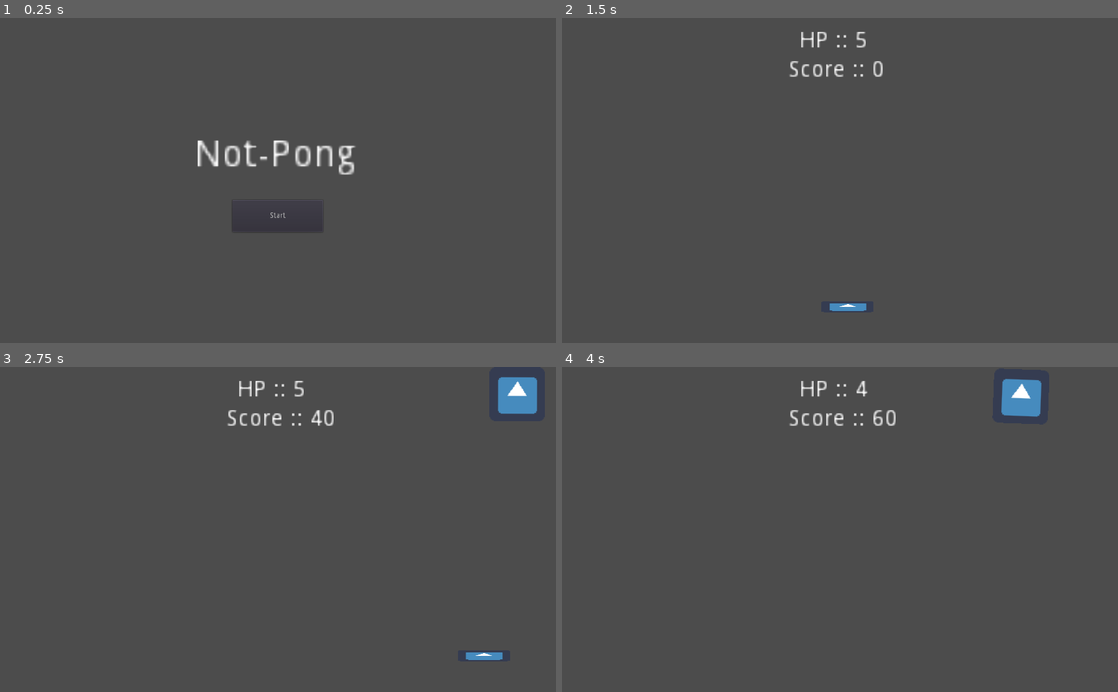
Above: before the commit, frames 1-4 (two rows, left to right).
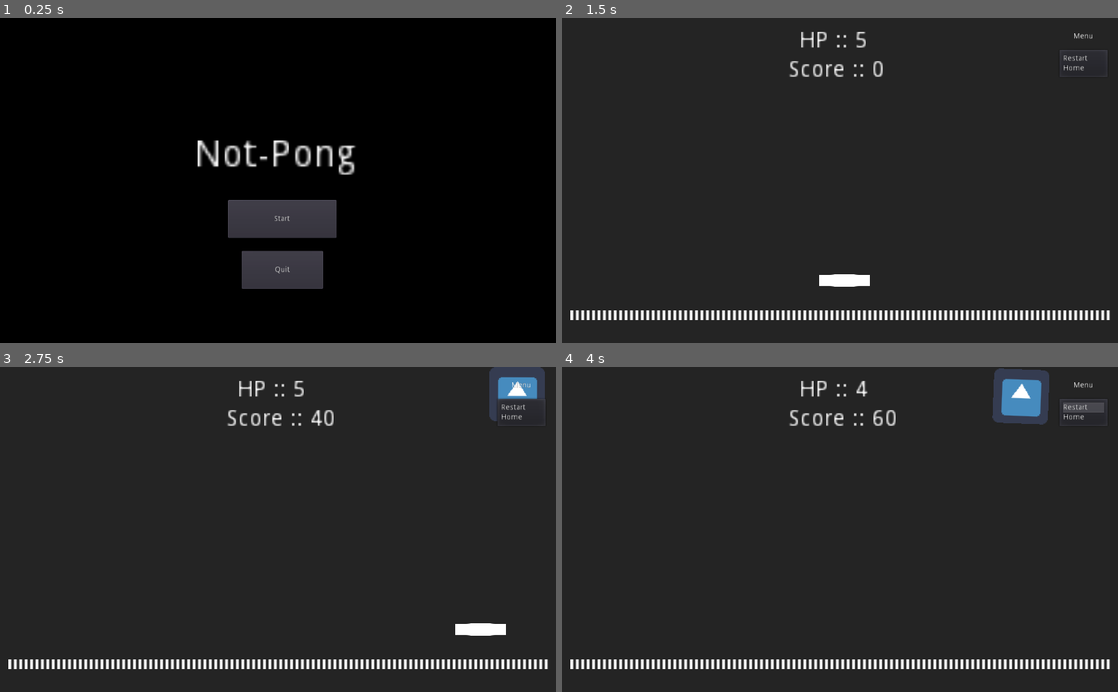
Above: after the commit, the same moments.

Repository: paomwattana/not-pong
Game: Godot game, scene res://UI/StartMenu.tscn
The game is run twice, just before and just after one commit, with the same random seed, the same clock (stepped at 60 frames per second) and the same inputs. The engine's default icon, where the game draws it, is replaced by a stand-in: a white triangle on a blue panel in a dark square.
Inputs (mouse positions are in pixels of both pictures, inside the frame that each line leads up to):
- Up to frame 1 (0.25 s): no input
- Up to frame 2 (1.5 s): click "Start" at 0.5 s; click (1084, 37) at 1.25 s, where only the run after the commit has a clickable "Menu"
- Up to frame 3 (2.75 s): tap Enter at 2 s; hold Right (ui_right) from 2.03 s (still down)
- Up to frame 4 (4 s): release Right (ui_right) at 2.78 s; hold Down (ui_down) 2.78-3.53 s; hold Right (ui_right) from 3.53 s (still down)

The runs differ from the first frame. In frame 1, 96% of the frame differs, in the area x 0-100%, y 0-100%; in frame 2, 99%; in frame 3, 98%; in frame 4, 97%.

Commit message:
added sprites and background
haven't add one for balls yet

Diff:
--- a/Game/Goal.tscn
+++ b/Game/Goal.tscn
@@ -1,6 +1,6 @@
 [gd_scene load_steps=3 format=2]
 
-[ext_resource path="res://icon.png" type="Texture" id=1]
+[ext_resource path="res://Game/separator.png" type="Texture" id=1]
 
 [sub_resource type="RectangleShape2D" id=1]
 extents = Vector2( 499, 10 )
@@ -12,5 +12,7 @@
 shape = SubResource( 1 )
 
 [node name="Sprite" type="Sprite" parent="."]
-scale = Vector2( 16.0313, 0.375 )
+position = Vector2( 11.5609, -0.843239 )
+rotation = 1.5708
+scale = Vector2( 8.87454, 2.49415 )
 texture = ExtResource( 1 )
--- a/Game/Pad.tscn
+++ b/Game/Pad.tscn
@@ -1,6 +1,6 @@
 [gd_scene load_steps=4 format=2]
 
-[ext_resource path="res://icon.png" type="Texture" id=1]
+[ext_resource path="res://Game/paddle.png" type="Texture" id=1]
 [ext_resource path="res://Game/Pad.gd" type="Script" id=2]
 
 [sub_resource type="RectangleShape2D" id=1]
@@ -9,9 +9,10 @@
 [node name="Pad" type="KinematicBody2D"]
 script = ExtResource( 2 )
 
-[node name="Sprite" type="Sprite" parent="."]
-scale = Vector2( 1.5, 0.328125 )
-texture = ExtResource( 1 )
-
 [node name="CollisionShape2D" type="CollisionShape2D" parent="."]
 shape = SubResource( 1 )
+
+[node name="Sprite" type="Sprite" parent="."]
+position = Vector2( 1, 0.5 )
+scale = Vector2( 11.75, 0.71875 )
+texture = ExtResource( 1 )
--- a/UI/GameOver.tscn
+++ b/UI/GameOver.tscn
@@ -30,5 +30,13 @@
 "_edit_use_anchors_": false
 }
 
+[node name="Label" type="Label" parent="."]
+margin_left = 392.0
+margin_top = 198.0
+margin_right = 465.0
+margin_bottom = 212.0
+rect_scale = Vector2( 3, 3 )
+text = "Game Over"
+
 [connection signal="pressed" from="RestartButton" to="." method="_on_RestartButton_pressed"]
 [connection signal="pressed" from="HomeButton" to="." method="_on_HomeButton_pressed"]
--- a/UI/StartMenu.gd
+++ b/UI/StartMenu.gd
@@ -1,5 +1,10 @@
 extends Control
 
 
-func _on_Button_pressed():
+
+
+func _on_QuitButton_pressed():
+	get_tree().quit()
+
+func _on_StartButton_pressed():
 	get_tree().change_scene("res://World.tscn")
--- a/UI/StartMenu.tscn
+++ b/UI/StartMenu.tscn
@@ -10,12 +10,30 @@
 "_edit_use_anchors_": false
 }
 
-[node name="Button" type="Button" parent="."]
-margin_left = 428.0
+[node name="ColorRect" type="ColorRect" parent="."]
+margin_right = 1035.0
+margin_bottom = 607.0
+color = Color( 0, 0, 0, 1 )
+__meta__ = {
+"_edit_use_anchors_": false
+}
+
+[node name="StartButton" type="Button" parent="."]
+margin_left = 420.0
 margin_top = 336.0
+margin_right = 620.0
+margin_bottom = 406.0
+text = "Start"
+__meta__ = {
+"_edit_use_anchors_": false
+}
+
+[node name="QuitButton" type="Button" parent="."]
+margin_left = 445.0
+margin_top = 430.0
 margin_right = 595.0
-margin_bottom = 395.0
-text = "Start"
+margin_bottom = 500.0
+text = "Quit"
 __meta__ = {
 "_edit_use_anchors_": false
 }
@@ -28,4 +46,5 @@
 rect_scale = Vector2( 5, 5 )
 text = "Not-Pong"
 
-[connection signal="pressed" from="Button" to="." method="_on_Button_pressed"]
+[connection signal="pressed" from="StartButton" to="." method="_on_StartButton_pressed"]
+[connection signal="pressed" from="QuitButton" to="." method="_on_QuitButton_pressed"]
--- a/World.tscn
+++ b/World.tscn
@@ -10,16 +10,24 @@
 script = ExtResource( 4 )
 ball = ExtResource( 2 )
 
+[node name="Background" type="ColorRect" parent="."]
+margin_right = 1026.0
+margin_bottom = 605.0
+color = Color( 0.145098, 0.145098, 0.145098, 1 )
+__meta__ = {
+"_edit_use_anchors_": false
+}
+
 [node name="PadBottom" parent="." instance=ExtResource( 1 )]
-position = Vector2( 526, 533 )
+position = Vector2( 519, 484 )
 
 [node name="Goal" parent="." instance=ExtResource( 3 )]
-position = Vector2( 503, 612 )
+position = Vector2( 503, 550 )
 
-[node name="StaticBody2D" type="StaticBody2D" parent="."]
+[node name="BorderStaticBody2D" type="StaticBody2D" parent="."]
 
-[node name="CollisionPolygon2D" type="CollisionPolygon2D" parent="StaticBody2D"]
-polygon = PoolVector2Array( -1, -1, 1025, 0, 1023, 670, 1086, 673, 1091, -100, -94, -107, -93, 651, 1, 648 )
+[node name="CollisionPolygon2D" type="CollisionPolygon2D" parent="BorderStaticBody2D"]
+polygon = PoolVector2Array( -1, -1, 1025, 0, 1023, 670, 1155, 664, 1159, -155, -153, -162, -162, 655, 1, 648 )
 
 [node name="BallSpawnTimer" type="Timer" parent="."]
 wait_time = 2.0
@@ -44,6 +52,17 @@
 margin_right = 417.0
 margin_bottom = 76.0
 
+[node name="MenuButton" type="MenuButton" parent="."]
+margin_left = 913.0
+margin_top = 12.0
+margin_right = 1008.0
+margin_bottom = 56.0
+text = "Menu"
+items = [ "Restart", null, 0, false, false, 0, 0, null, "", false, "Home", null, 0, false, false, 1, 0, null, "", false ]
+__meta__ = {
+"_edit_use_anchors_": false
+}
+
 [connection signal="test" from="PadBottom" to="." method="_on_PadBottom_test"]
 [connection signal="body_entered" from="Goal" to="." method="_on_Goal_body_entered"]
 [connection signal="timeout" from="BallSpawnTimer" to="." method="_on_BallSpawnTimer_timeout"]
Binary file added: Game/ball.png
Not shown, added: Game/ball.png.import
Binary file added: Game/paddle.png
Not shown, added: Game/paddle.png.import
Binary file added: Game/separator.png
Not shown, added: Game/separator.png.import
